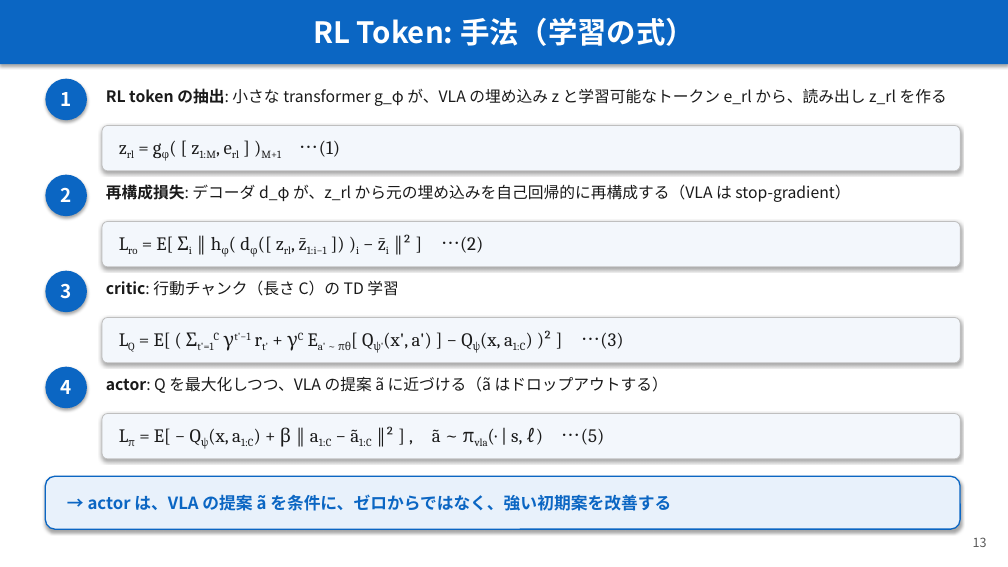
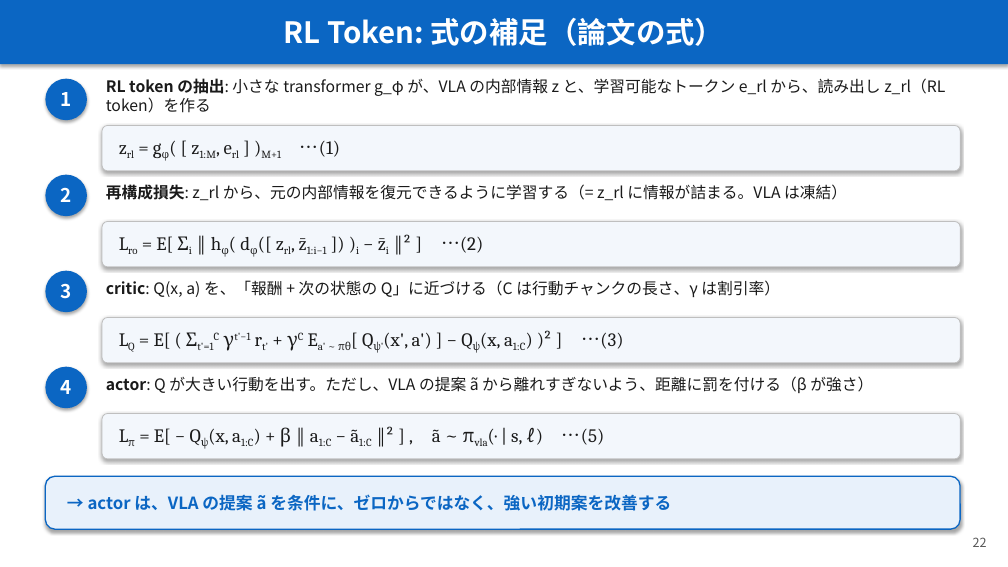
Before and after one commit to Junhand/libero_RL, a slide deck: slide 22 of docs/RECAP_STEAM_RLToken.pptx (slide 13 before the commit). Drawn at 1008x567 pixels with LibreOffice and Linux fonts; fonts in the diff are those of the drawing. Boxes give left, top, right and bottom in pixels: in the first picture for what was removed or moved away, otherwise in the second. Text is boxed around its words. In the diff, an @@ line names an element or a change of style, - is before the commit and + after.

```diff
--- a/docs/RECAP_STEAM_RLToken.pptx
+++ b/docs/RECAP_STEAM_RLToken.pptx
@@ text in rectangle at [284,18,725,46]: text changed @@
-RL Token: 手法（学習の式）
+RL Token: 式の補足（論文の式）
@@ text at [106,78,945,113]: text changed @@
-RL token の抽出: 小さな transformer g_φ が、VLA の埋め込み z と学習可能なトークン e_rl から、読み出し z_rl を作る
+RL token の抽出: 小さな transformer g_φ が、VLA の内部情報 z と、学習可能なトークン e_rl から、読み出し z_rl（RL token）を作る
@@ text at [106,184,847,201]: text changed @@
-再構成損失: デコーダ d_φ が、z_rl から元の埋め込みを自己回帰的に再構成する（VLA は stop-gradient）
+再構成損失: z_rl から、元の内部情報を復元できるように学習する（= z_rl に情報が詰まる。VLA は凍結）
@@ text at [106,280,780,297]: text changed @@
-critic: 行動チャンク（長さ C）の TD 学習
+critic: Q(x, a) を、「報酬 + 次の状態の Q」に近づける（C は行動チャンクの長さ、γ は割引率）
@@ text at [106,376,873,393]: text changed @@
-actor: Q を最大化しつつ、VLA の提案 ã に近づける（ã はドロップアウトする）
+actor: Q が大きい行動を出す。ただし、VLA の提案 ã から離れすぎないよう、距離に罰を付ける（β が強さ）
@@ text at [973,537,987,547]: text changed @@
-13
+22
```
Also in this commit, not shown: 11 other slides changed, 10 slides added, 1 slide removed, 1 other file.
